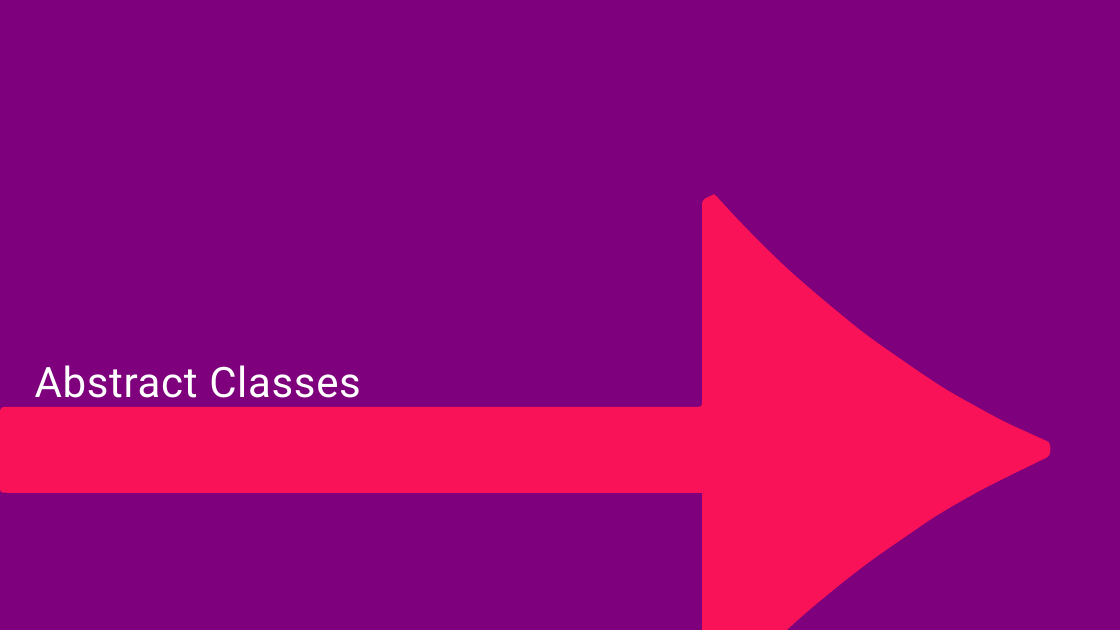
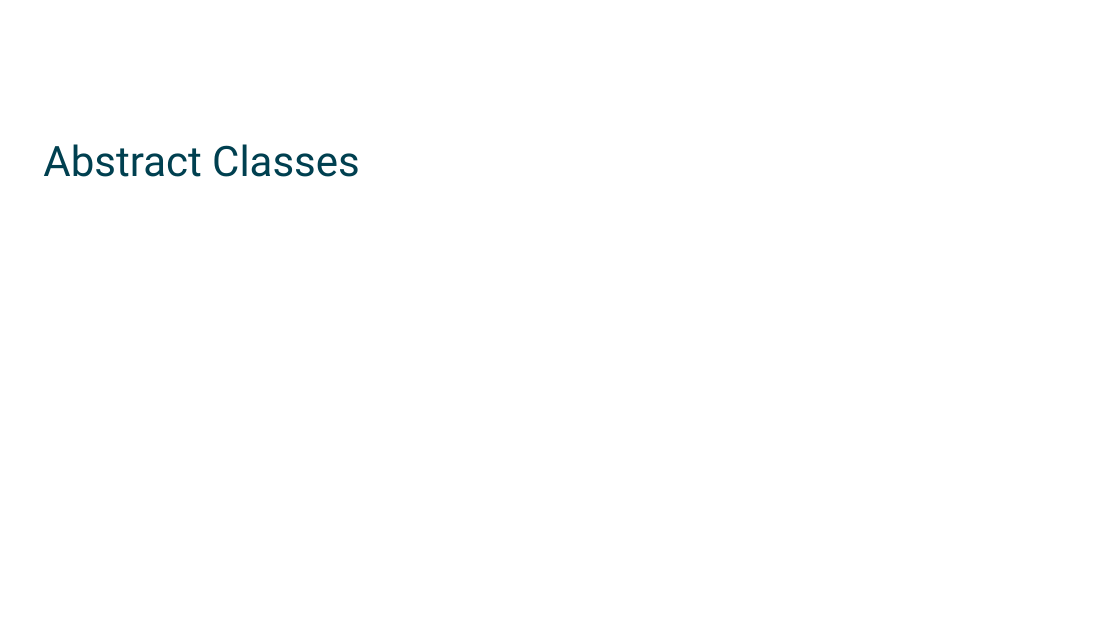
Before and after one commit to mikebaradaran/csharp, a slide deck: slide 1 of 09-Abstract classes.pptx. Drawn at 1120x630 pixels with LibreOffice and Linux fonts; fonts in the diff are those of the drawing; background and template pictures are left out. Boxes give left, top, right and bottom in pixels: in the first picture for what was removed or moved away, otherwise in the second. Text is boxed around its words. In the diff, an @@ line names an element or a change of style, - is before the commit and + after.

Commit message:
slide format updated

```diff
--- a/09-Abstract classes.pptx
+++ b/09-Abstract classes.pptx
@@ background #7E007C to picture (left out) @@
@@ title "Abstract Classes": place and size @@
-title "Abstract Classes" at <box>35,365,361,408</box>
+title "Abstract Classes" at <box>43,144,360,177</box>
@@ title "Abstract Classes" at <box>43,144,360,177</box>: text colour #FFFFFF to #004050, letter spacing 0.6 to 0 pt; line spacing 60pt to 1; vertical alignment bottom to middle @@
@@ freeform shape removed at <box>0,194,1049,630</box> @@
```
Also in this commit, not shown: 12 other files.
